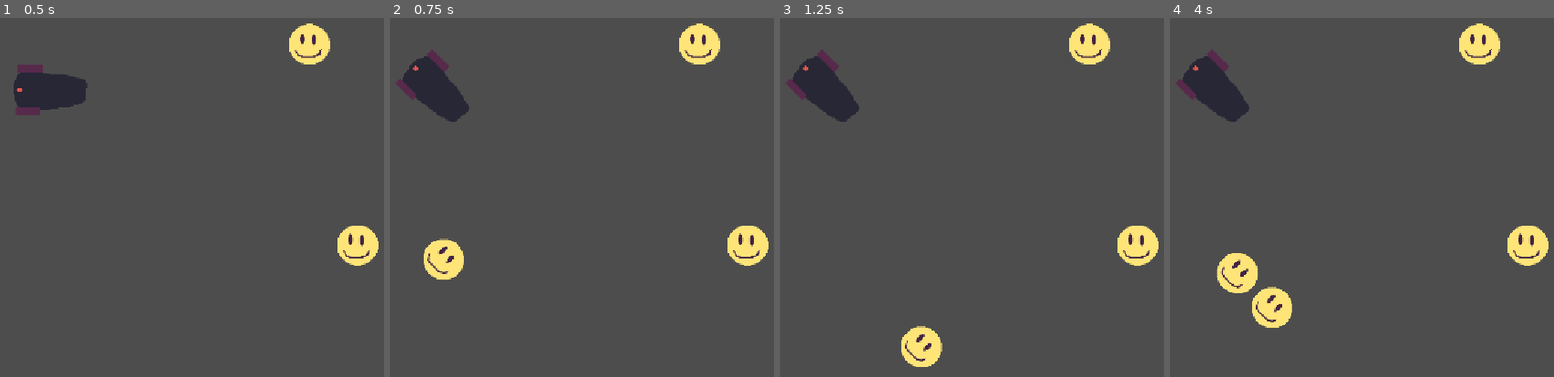
Above: before the commit, frames 1-4 (left to right).
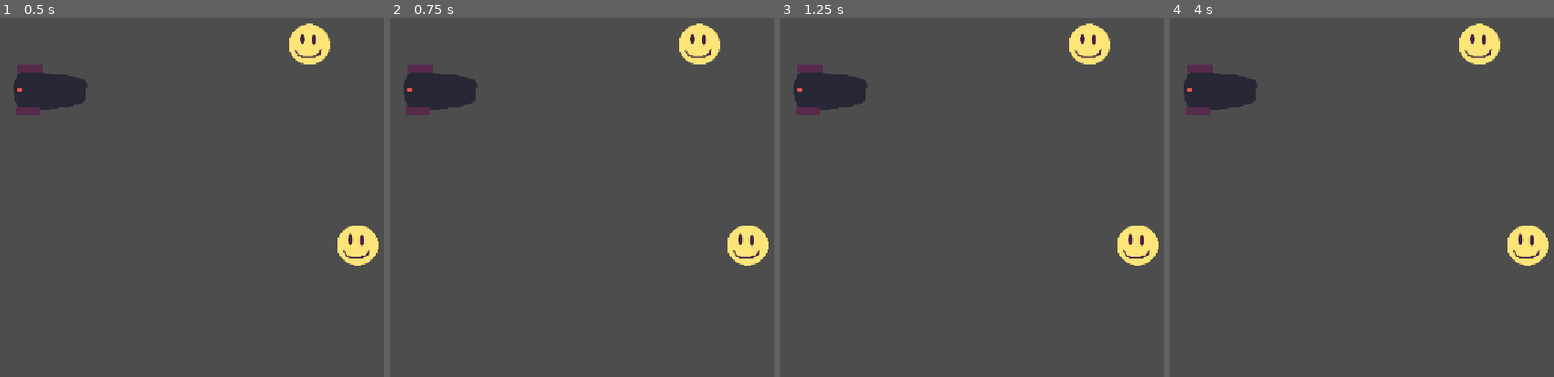
Above: after the commit, the same moments.

Repository: rmkubik/chain-reaction
Game: Godot game, scene res://main.tscn
Same seed, same stepped clock (60 frames per second), same inputs: the game is played once before the commit and once after it.
Inputs (mouse positions are in pixels of both pictures, inside the frame that each line leads up to):
- Up to frame 1 (0.5 s): no input
- Up to frame 2 (0.75 s): tap Enter at 0.5 s; move the mouse to (outside the picture) at 0.52 s; click (outside the picture) at 0.67 s
- Up to frame 3 (1.25 s): no input
- Up to frame 4 (4 s): drag from (1315, 193) to (1427, 254) at 1.27 s; move the mouse to (1534, 82) at 2.02 s; click (1534, 82) at 2.17 s; drag from (1427, 254) to (1242, 111) at 2.77 s; move the mouse to (outside the picture) at 3.52 s; click (outside the picture) at 3.67 s

Frame 1 is identical in both runs. In frame 2, 2.4% of the frame differs, in the area x 1-23%, y 8-74%; in frame 3, 2.4%; in frame 4, 3.3%, in the area x 1-32%, y 8-87%.

Commit message:
drag cannon

Diff:
--- a/cannon.gd
+++ b/cannon.gd
@@ -10,3 +10,13 @@
 
 func aim(direction: Vector2):
 	$".".rotation = direction.angle()
+
+
+func _on_rigid_body_2d_input_event(viewport: Node, event: InputEvent, shape_idx: int) -> void:
+	if event is InputEventMouseButton:
+		var mbe = event as InputEventMouseButton
+		if mbe.button_index != 1:
+			return
+		if mbe.pressed:
+			print("calling")
+			$"../Mouser".on_cannon_clicked(self)
--- a/cannon.tscn
+++ b/cannon.tscn
@@ -7,6 +7,7 @@
 script = ExtResource("1_23j6s")
 
 [node name="RigidBody2D" type="RigidBody2D" parent="."]
+input_pickable = true
 gravity_scale = 0.0
 freeze = true
 
@@ -15,3 +16,5 @@
 
 [node name="Sprite2D" type="Sprite2D" parent="RigidBody2D"]
 texture = ExtResource("1_i10un")
+
+[connection signal="input_event" from="RigidBody2D" to="." method="_on_rigid_body_2d_input_event"]
--- a/main.tscn
+++ b/main.tscn
@@ -1,11 +1,10 @@
 [gd_scene load_steps=4 format=3 uid="uid://cw2dnooky5y58"]
 
-[ext_resource type="Script" uid="uid://dtuwnoidvynn2" path="res://create_on_click.gd" id="1_0xm2m"]
 [ext_resource type="PackedScene" uid="uid://bvo5x7e1wevhp" path="res://smiley.tscn" id="1_ig7tw"]
-[ext_resource type="PackedScene" uid="uid://lriomvtt1o8x" path="res://cannon.tscn" id="3_h2yge"]
+[ext_resource type="PackedScene" uid="uid://dk6vevwish86" path="res://cannon.tscn" id="3_h2yge"]
+[ext_resource type="PackedScene" uid="uid://rhhugsc364x7" path="res://mouser.tscn" id="4_1bvp3"]
 
 [node name="Node2D" type="Node2D"]
-script = ExtResource("1_0xm2m")
 
 [node name="Smiley" parent="." instance=ExtResource("1_ig7tw")]
 position = Vector2(602, 122)
@@ -16,3 +15,5 @@
 
 [node name="Cannon" parent="." instance=ExtResource("3_h2yge")]
 position = Vector2(190, 188)
+
+[node name="Mouser" parent="." instance=ExtResource("4_1bvp3")]
--- a/mouser.gd
+++ b/mouser.gd
@@ -12,23 +12,31 @@
 var fire_normal: Vector2
 # length of drag
 var length: float
+# cannon we're firing
+var cannon: Node2D
 
-func _start_drag(pos: Vector2):
+func _start_drag(pos: Vector2, cannon: Node2D = null):
 	is_dragging = true
 	anchor = pos
 	_update_mouse(pos)
 	print("Mouse down at ", anchor)
+	self.cannon = cannon
+	print("cannon is ", cannon)
 
 func _update_mouse(pos: Vector2):
 	mouse_pos = pos
 	normal = (pos - anchor).normalized()
 	fire_normal = (anchor - pos).normalized()
 	length = (pos - anchor).length()
+	if cannon != null and length > 5:
+		cannon.aim(fire_normal)
 
 func _release(pos: Vector2):
 	is_dragging = false
 	print("Mouse up at ", pos)
 	var vec = (pos - anchor).normalized()
+	if cannon != null and length > 5:
+		cannon.fire(length)
 
 func _input(event: InputEvent):
 	# Mouse in viewport coordinates.
@@ -37,8 +45,9 @@
 		if mbe.button_index != 1:
 			return
 		if mbe.pressed:
-			_start_drag(mbe.position)
-		else:
+			pass
+			#_start_drag(mbe.position)
+		elif is_dragging:
 			_release(mbe.position)
 		queue_redraw()
 	elif event is InputEventMouseMotion:
@@ -52,11 +61,15 @@
 	# Print the size of the viewport.
 	#print("Viewport Resolution is: ", get_viewport().get_visible_rect().size)
 
-func _draw():
-	if not is_dragging:
-		return
-	draw_circle(anchor, 5, Color.WHEAT)
-	draw_circle(mouse_pos, 5, Color.WHEAT)
-	draw_line(anchor, mouse_pos, Color.ALICE_BLUE)
-	draw_line(anchor, anchor + normal * 100, Color.GREEN, 3)
-	draw_line(anchor, anchor + fire_normal * 100, Color.RED, 3)
+func on_cannon_clicked(cannon: Node2D):
+	_start_drag(cannon.position, cannon)
+
+#func _draw():
+	#if not is_dragging:
+		#return
+	#draw_circle(anchor, 5, Color.WHEAT)
+	#draw_circle(mouse_pos, 5, Color.WHEAT)
+	#draw_line(anchor, mouse_pos, Color.ALICE_BLUE)
+	#draw_line(anchor, anchor + normal * 100, Color.GREEN, 3)
+	#draw_line(anchor, anchor + fire_normal * 100, Color.RED, 3)
+	#
Not shown: 1 places in cannon.tscn that only renumber resources
